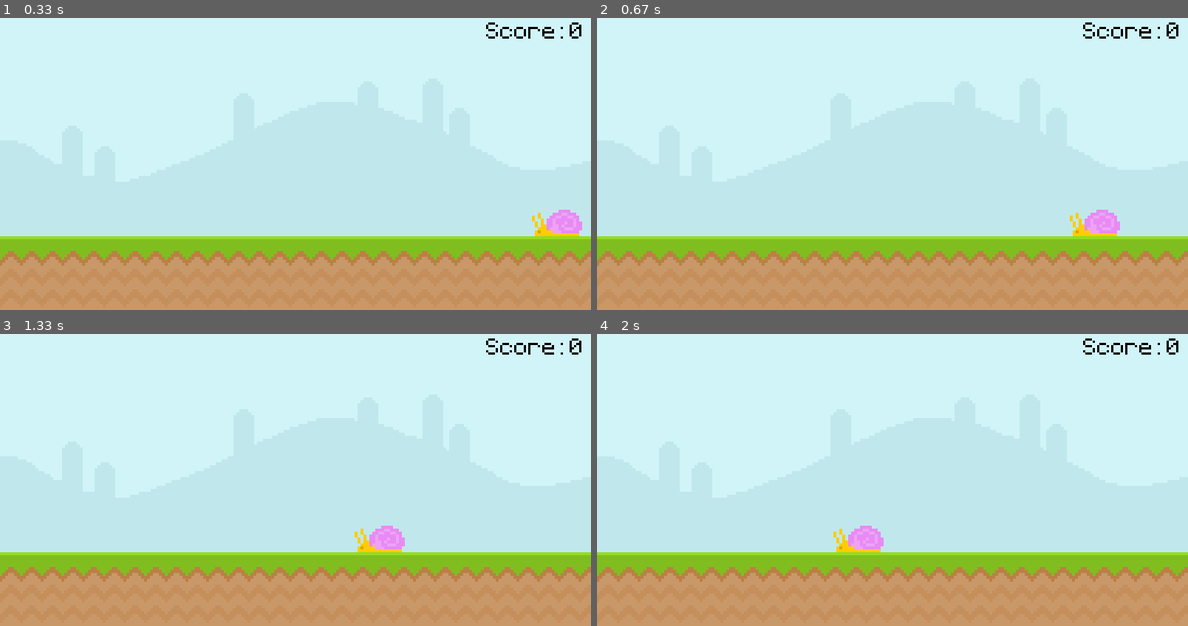
Above: before the commit, frames 1-4 (two rows, left to right).
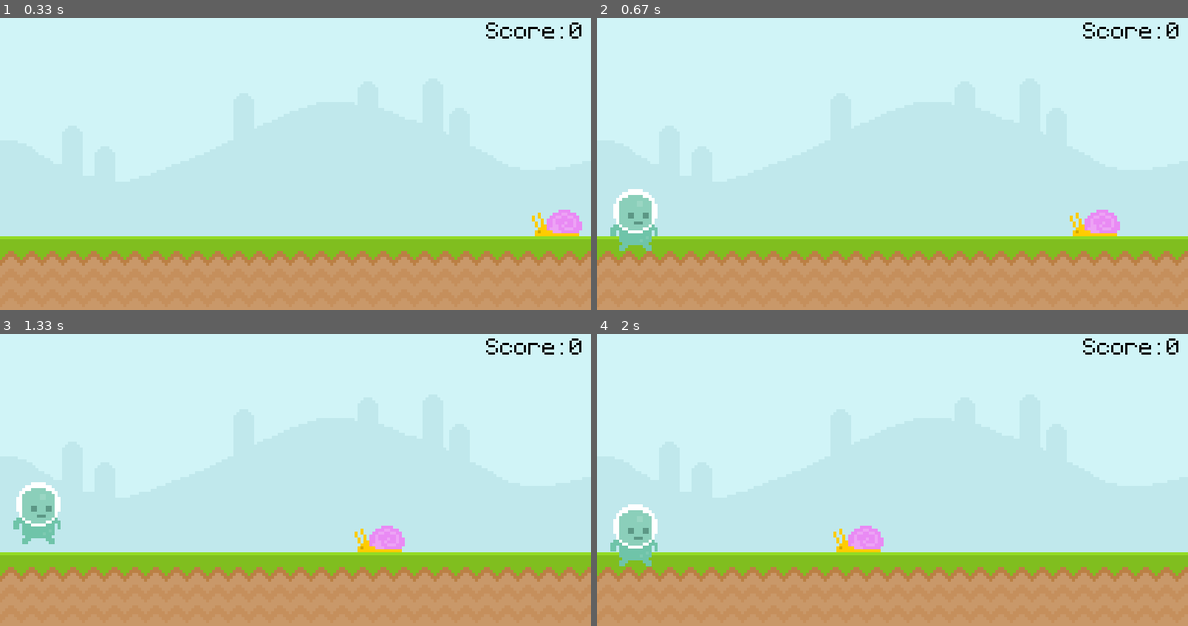
Above: after the commit, the same moments.

Repository: Zain-Khoso/pygame-runner
Game: pygame game, started from main.py
Two runs of this game, one before a commit and one after it. Both use one fixed random seed, a clock stepped at 60 frames per second and the inputs below.
Inputs (mouse positions are in pixels of both pictures, inside the frame that each line leads up to):
- Up to frame 1 (0.33 s): no input
- Up to frame 2 (0.67 s): tap Space at 0.33 s
- Up to frame 3 (1.33 s): click (35, 538) at 0.72 s
- Up to frame 4 (2 s): tap Space at 1.57, 1.87 s

Frame 1 is identical in both runs. In frame 2, 1.3% of the frame differs, in the area x 2-11%, y 58-80%; in frame 3, 1.3%; in frame 4, 1.3%.

Commit message:
new; Jump events

Diff:
--- a/main.py
+++ b/main.py
@@ -26,6 +26,14 @@
             pygame.quit()
             exit()
 
+        if event.type == pygame.MOUSEBUTTONDOWN:
+            if player_rect.collidepoint(event.pos):
+                player_gravity = -20
+
+        if event.type == pygame.KEYDOWN:
+            if event.key == pygame.K_SPACE:
+                player_gravity = -20
+
     screen.blit(sky_surf, (0, 0))
     screen.blit(groung_surf, (0, 300))
 
